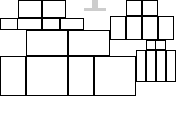
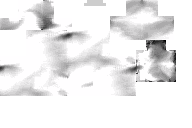
Two versions of the same layered image (192 x 128). Layer-by-layer changes:
painted on "Arm" over [136, 40, 176, 82]
painted on "Leg" over [110, 0, 174, 40]
painted on "Body" over [0, 30, 136, 96]
painted on "Face" over [22, 21, 37, 26]
painted on "Head" over [0, 0, 84, 30]
moved "Tusk" below "Head", painted on it over [84, 0, 106, 11]
